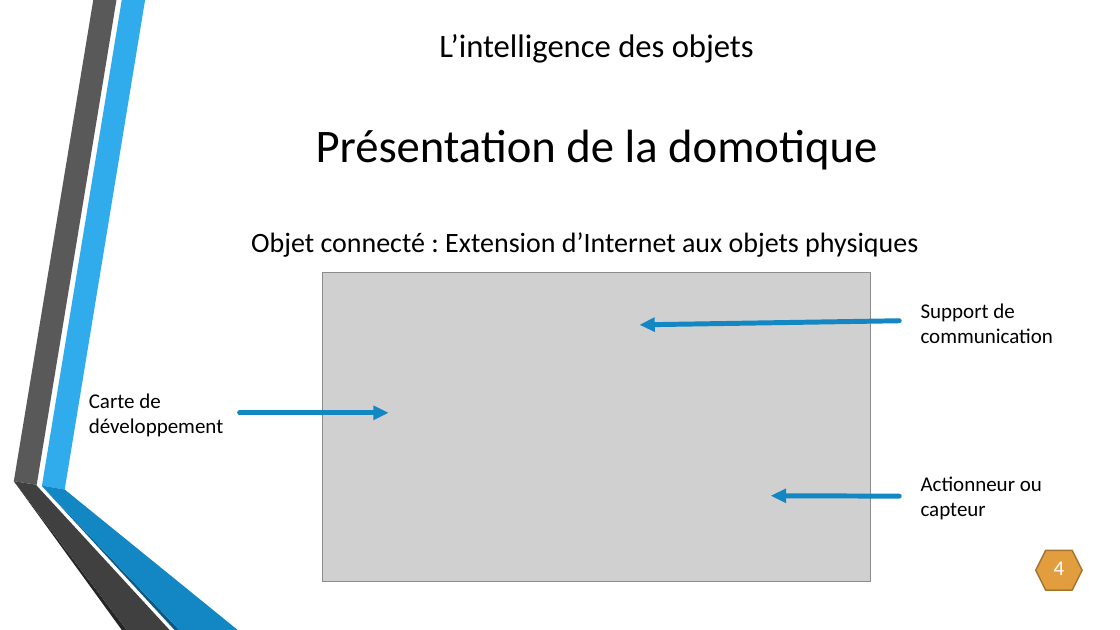
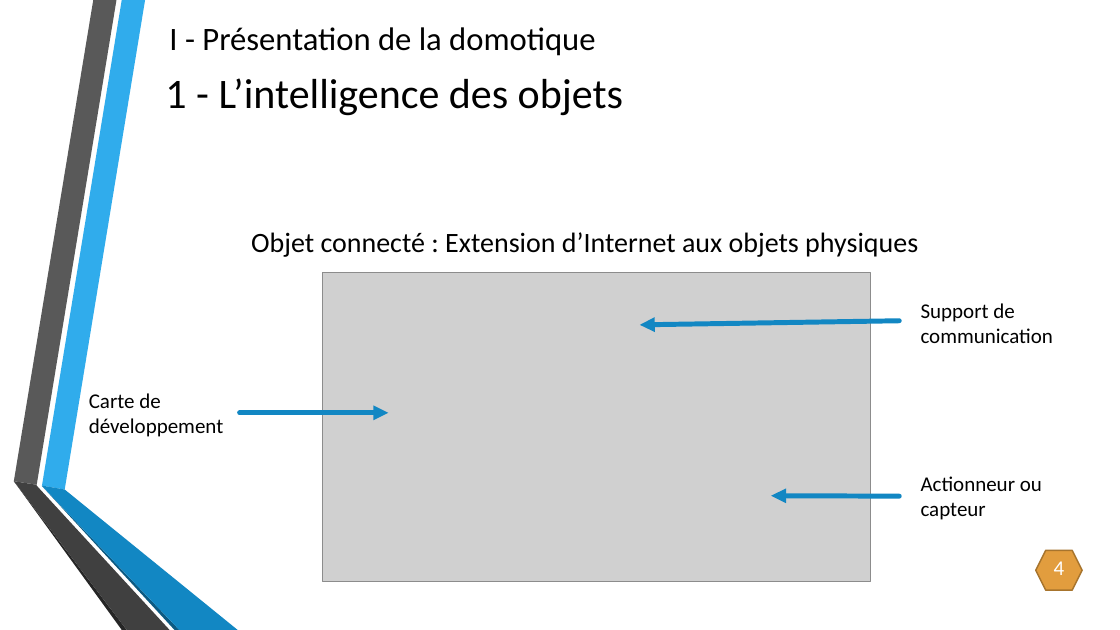
Before and after one commit to CyrillePierre/smartdevcom, a slide deck: slide 5 of doc/soutenance/Création d’un réseau générique et dynamique.pptx. Drawn at 1120x630 pixels with LibreOffice and Linux fonts; fonts in the diff are those of the drawing; grey boxes stand for pictures; background and template pictures are left out. Boxes give left, top, right and bottom in pixels: in the first picture for what was removed or moved away, otherwise in the second. Text is boxed around its words. In the diff, an @@ line names an element or a change of style, - is before the commit and + after.

```diff
--- a/doc/soutenance/Création d’un réseau générique et dynamique.pptx
+++ b/doc/soutenance/Création d’un réseau générique et dynamique.pptx
@@ text "I - Présentation de la ..." at [169, 27, 595, 56]: vertical alignment middle to top @@
@@ text at [169, 27, 595, 56]: text changed; size 40 to 28 pt @@
-Présentation de la domotique
+I - Présentation de la domotique
@@ title "1 - L’intelligence des objets" at [165, 78, 623, 116]: vertical alignment top to middle @@
@@ title at [165, 78, 623, 116]: text changed; size 28 to 36 pt @@
-L’intelligence des objets
+1 - L’intelligence des objets
```
Also in this commit, not shown: 6 other slides changed, 9 slides added, 2 slides removed, 1 other file.
